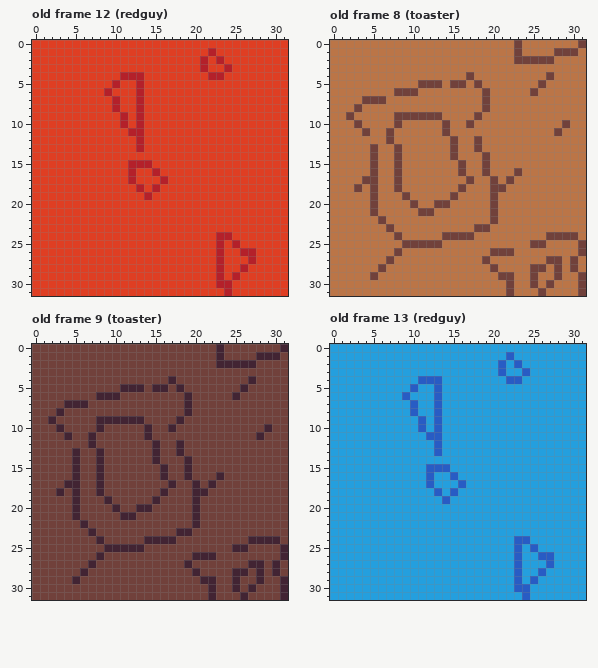
Pixel-art file: ASSETs/graphics/patterns.aseprite. The picture above was drawn from the file before the commit.
32x32 pixels, 20 frames. Shown: old frame 12 (redguy), old frame 8 (toaster), old frame 9 (toaster), old frame 13 (redguy). The commit also changed other frames, which this record leaves out.
The result:
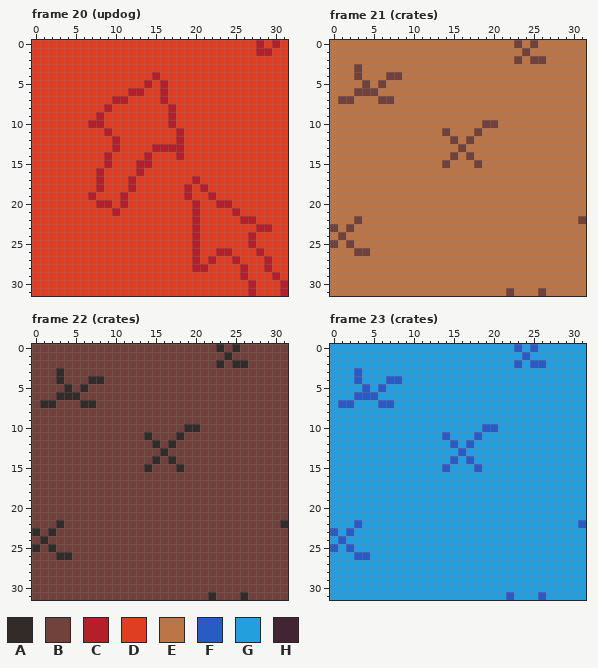
Palette (. is transparent): A #322b28  B #71413b  C #b4202a  D #df3e23  E #bb7547  F #285cc4  G #249fde  H #422433
A new or re-ordered frame is compared with the old frame closest to it.
The edit:
frames 20 -> 54
Changed rows in their new state; - is an unchanged pixel.
Frame 20 (updog) is new; against old frame 12 (redguy):
first column x 7:
 0 ---------------------C-C-
 1 ---------------D-----CC--
 2 --------------D-D--------
 3 --------------D--D-------
 4 ----DDD-C------DD--------
 5 ---D--DC-C---------------
 6 --D--C---C---------------
 7 ----C-D--C---------------
 8 --CD--D---C--------------
 9 -C--D-D---C--------------
10 CC--D-D---C--------------
11 --C--DD----C-------------
12 ---C--D----C-------------
13 ---C--D-CCCC-------------
14 --C----C---C-------------
15 --C--D-------------------
16 -C---DC-D----------------
17 -C-------D---C-----------
18 -C---CD-D---C-C----------
19 C---C--D----C--C---------
20 -CC-C--------C--CC-------
21 ---C---------C----C------
22 -------------C-----CC----
23 -------------C-------CC--
24 -------------C--DD--C----
25 -------------C--D-D-C----
26 -------------C---C-DDC---
27 -------------C-CD-C-D-C--
28 -------------CC-D-----C--
29 ----------------D-DC---C-
30 ----------------DD--C---C
31 -----------------D--C---C
Frame 21 (crates) is new; against old frame 8 (toaster):
first column x 0:
 0 -------------------------B-----E
 1 -----------------------EB---EEE-
 2 ------------------------E--E----
 3 ---B----------------------------
 4 ---B---BB--------E---------E----
 5 ----B-B----EEE-EE-E-------E-----
 6 ---BBB--EEE--------E-----E------
 7 -BB-EE-B-----------E------------
 8 ---E---------------E------------
 9 --E-----EEEEEE----E-------------
10 ---E----E-----E--E-BB--------E--
11 ----E--E----------B---------E---
12 -------E---------BE-------------
13 -----E--E------EB-E-------------
14 -----E--E--------B-E------------
15 -----E--E-----B-E-BE------------
16 -----E--E-------E--E---E--------
17 ----EE--E--------E--E-E---------
18 ---E-E--E-------E---EE----------
19 -----E---E-----E----E-----------
20 -----E----E--EE-----E-----------
21 -----E-----EE-------E-----------
22 ---B--E-------------E----------B
23 B-B----E----------EE------------
24 -B------E-----EEEE---------EEEE-
25 B-B------EEEEE-----------EE----E
26 ---BB---E-----------EEE--------E
27 -------E-----------E-------EE-E-
28 ------E-------------E----EE-E-E-
29 -----E---------------EE--E--E--E
30 ----------------------E--E-E---E
31 -------------------------------E
Frame 22 (crates) is new; against old frame 9 (toaster):
first column x 0:
 0 -----------------------A-A-----B
 1 -----------------------BA---BBB-
 2 -----------------------ABAAB----
 3 ---A----------------------------
 4 ---A---AA--------B---------B----
 5 ----A-A----BBB-BB-B-------B-----
 6 ---AAA--BBB--------B-----B------
 7 -AA-BBAA-----------B------------
 8 ---B---------------B------------
 9 --B-----BBBBBB----B-------------
10 ---B----B-----B--B-AA--------B--
11 ----B--B------A---A---------B---
12 -------B-------A-AB-------------
13 -----B--B------BA-B-------------
14 -----B--B------A-A-B------------
15 -----B--B-----A-B-AB------------
16 -----B--B-------B--B---B--------
17 ----BB--B--------B--B-B---------
18 ---B-B--B-------B---BB----------
19 -----B---B-----B----B-----------
20 -----B----B--BB-----B-----------
21 -----B-----BB-------B-----------
22 ---A--B-------------B----------A
23 A-A----B----------BB------------
24 -A------B-----BBBB---------BBBB-
25 A-A------BBBBB-----------BB----B
26 ---AA---B-----------BBB--------B
27 -------B-----------B-------BB-B-
28 ------B-------------B----BB-B-B-
29 -----B---------------BB--B--B--B
30 ----------------------B--B-B---B
31 ----------------------A---A----B
Frame 23 (crates) is new; against old frame 13 (redguy):
first column x 0:
 0 -----------------------F-F------
 1 ----------------------G-F-------
 2 ---------------------G---FF-----
 3 ---F-----------------G--G-------
 4 ---F---FF--GGG--------GG--------
 5 ----F-F---G--G------------------
 6 ---FFF---G---G------------------
 7 -FF---FF--G--G------------------
 8 ----------G--G------------------
 9 -----------G-G------------------
10 -----------G-G-----FF-----------
11 ------------GGF---F-------------
12 -------------G-F-F--------------
13 -------------G--F---------------
14 ---------------F-F--------------
15 ------------GG----F-------------
16 ------------G--G----------------
17 ------------G---G---------------
18 -------------G-G----------------
19 --------------G-----------------
22 ---F---------------------------F
23 F-F-----------------------------
24 -F---------------------GG-------
25 F-F--------------------G-G------
26 ---FF------------------G--GG----
27 -----------------------G---G----
28 -----------------------G--G-----
29 -----------------------G-G------
30 -----------------------GG-------
31 ----------------------F-G-F-----
Pixel boxes of the changes (left, top, right, bottom) in both pictures:
changed: (88, 40, 288, 296)
changed: (330, 40, 586, 296)
changed: (32, 344, 288, 600)
changed: (498, 344, 546, 384)
changed: (338, 368, 498, 504)
changed: (330, 520, 370, 560)
changed: (506, 520, 586, 600)
